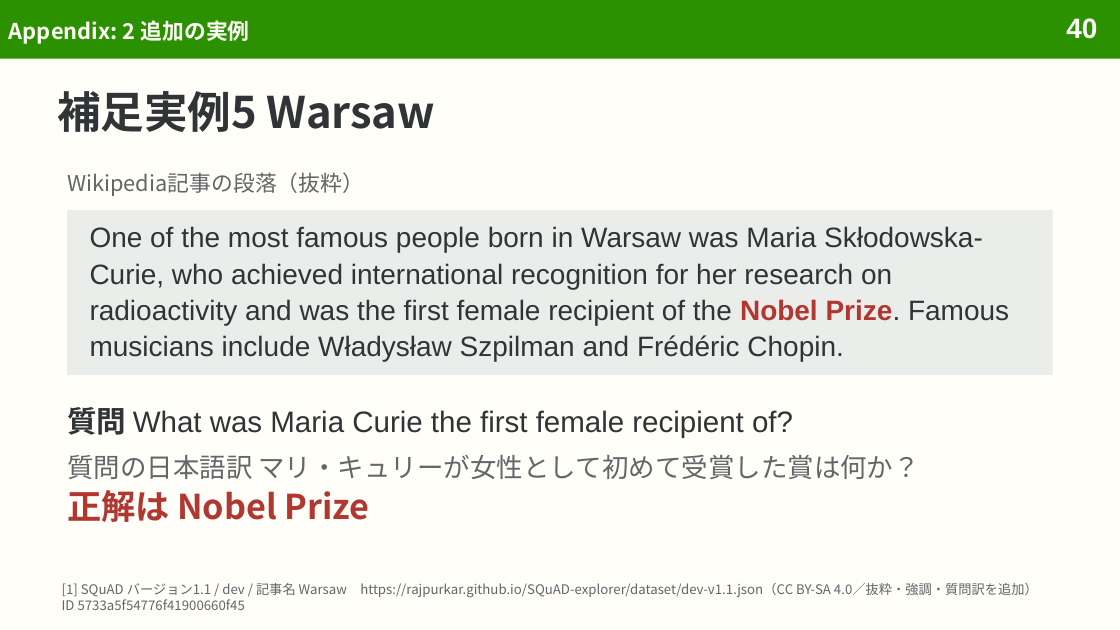
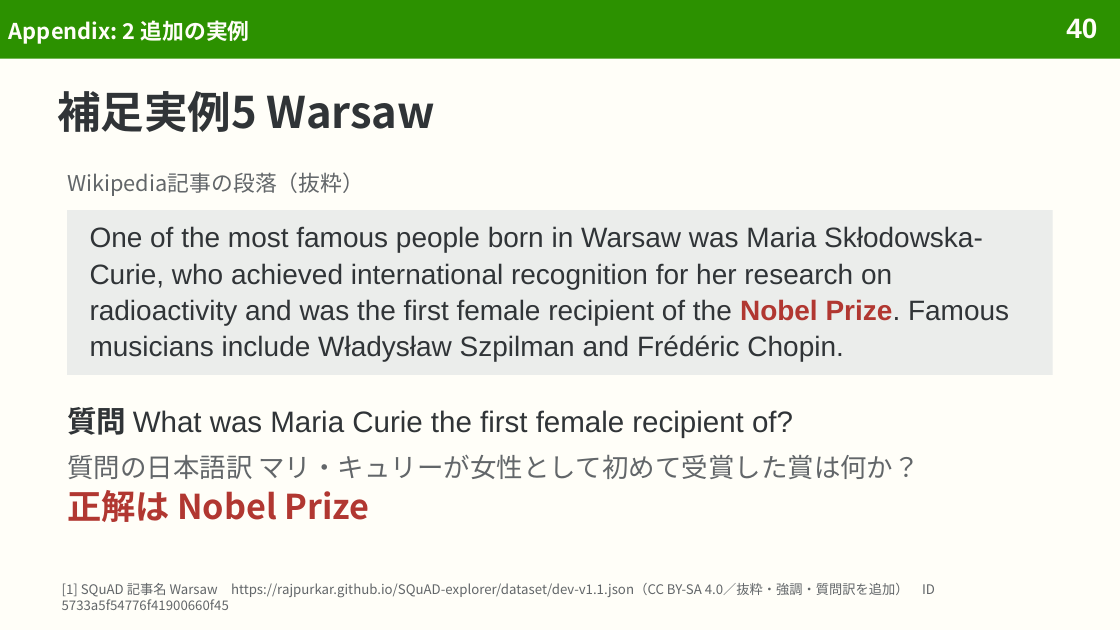
Before and after one commit to sasakiy84/datasets-in-10-minutes, a slide deck: slide 40 of slides/datasets-in-10-minutes-squad.pptx. Drawn at 1120x630 pixels with LibreOffice and Linux fonts; fonts in the diff are those of the drawing. Boxes give left, top, right and bottom in pixels: in the first picture for what was removed or moved away, otherwise in the second. Text is boxed around its words. In the diff, an @@ line names an element or a change of style, - is before the commit and + after.

Commit message:
Refine slide hierarchy, citations and dataset visual layouts

```diff
--- a/slides/datasets-in-10-minutes-squad.pptx
+++ b/slides/datasets-in-10-minutes-squad.pptx
@@ text at bbox=[62, 583, 935, 598]: text changed @@
-[1] SQuAD バージョン1.1 / dev / 記事名 Warsaw https://rajpurkar.github.io/SQuAD-explorer/dataset/dev-v1.1.json（CC BY-SA 4.0／抜粋・強調・質問訳を追加） ID 5733a5f54776f41900660f45
+[1] SQuAD 記事名 Warsaw https://rajpurkar.github.io/SQuAD-explorer/dataset/dev-v1.1.json（CC BY-SA 4.0／抜粋・強調・質問訳を追加） ID 5733a5f54776f41900660f45
```
Also in this commit, not shown: 46 other slides changed, 10 other files.
